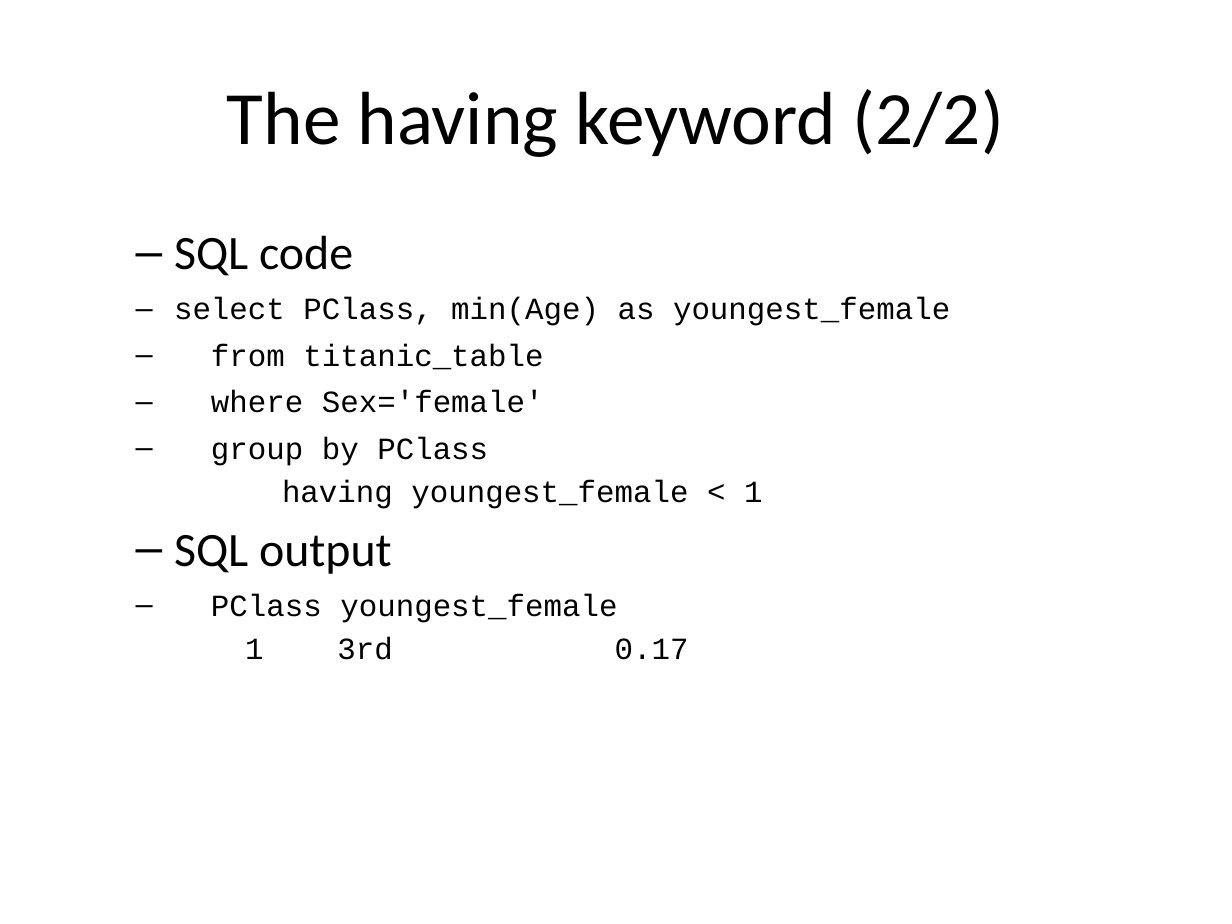
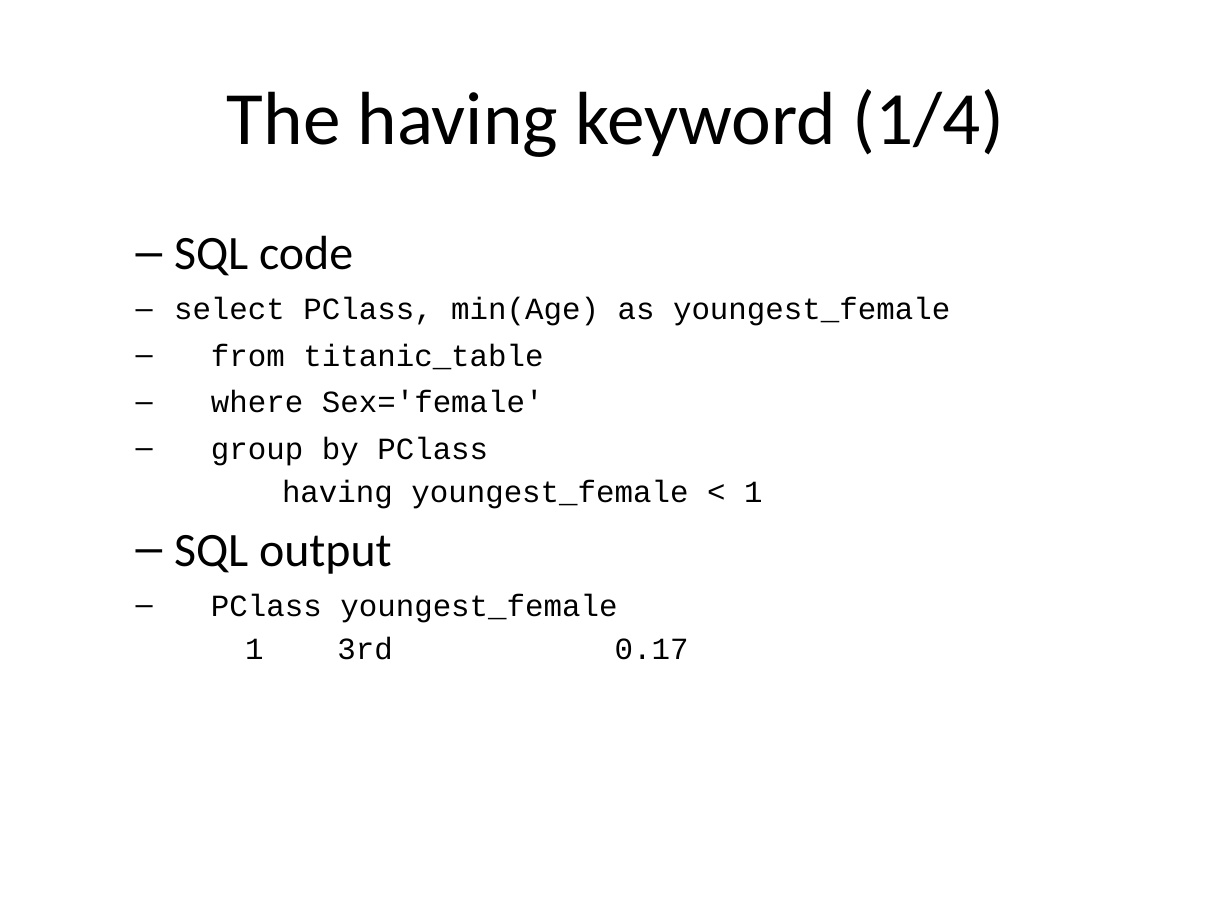
Before and after one commit to pmean/introduction-to-sql, a slide deck: slide 17 of src/stats.pptx (slide 18 before the commit). Drawn at 1232x924 pixels with LibreOffice and Linux fonts; fonts in the diff are those of the drawing. Boxes give left, top, right and bottom in pixels: in the first picture for what was removed or moved away, otherwise in the second. Text is boxed around its words. In the diff, an @@ line names an element or a change of style, - is before the commit and + after.

```diff
--- a/src/stats.pptx
+++ b/src/stats.pptx
@@ title at (x1=227, y1=89, x2=1004, y2=157): text changed @@
-The having keyword (2/2)
+The having keyword (1/4)
```
Also in this commit, not shown: 3 other slides changed, 5 slides added, 2 other files.
